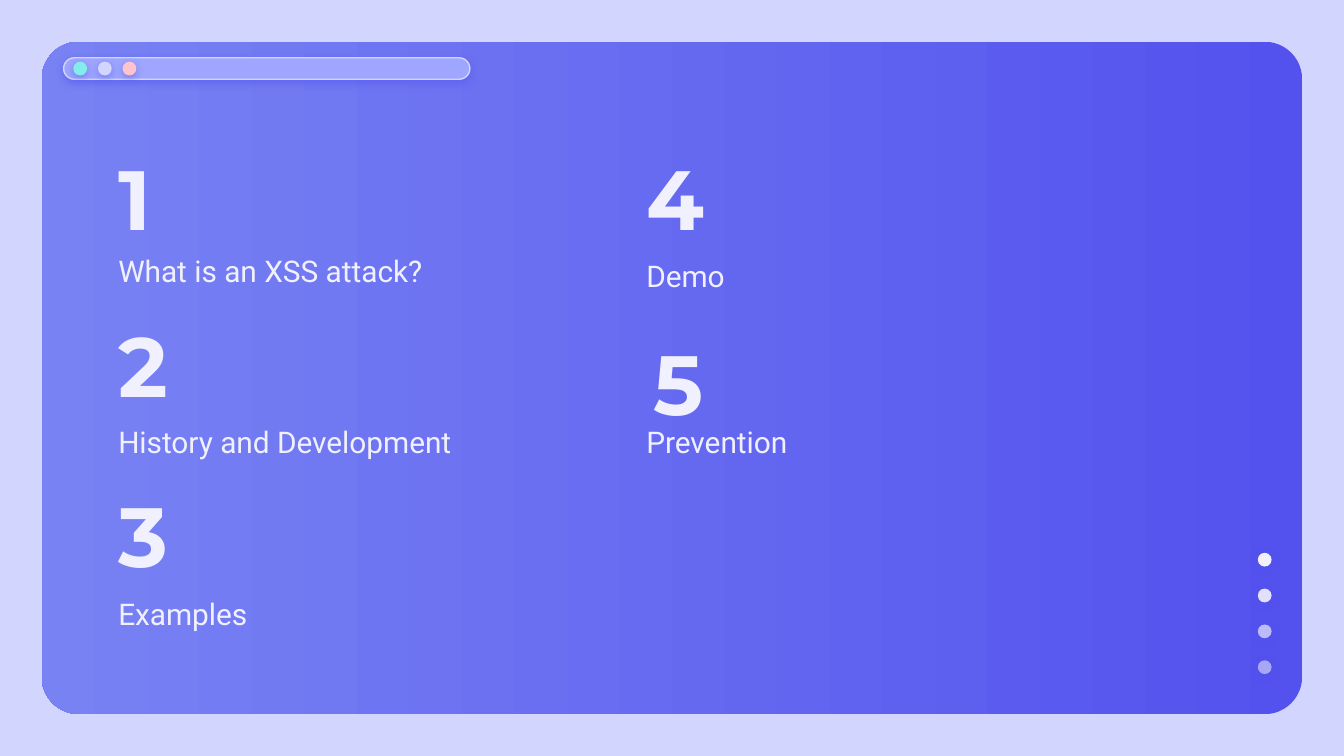
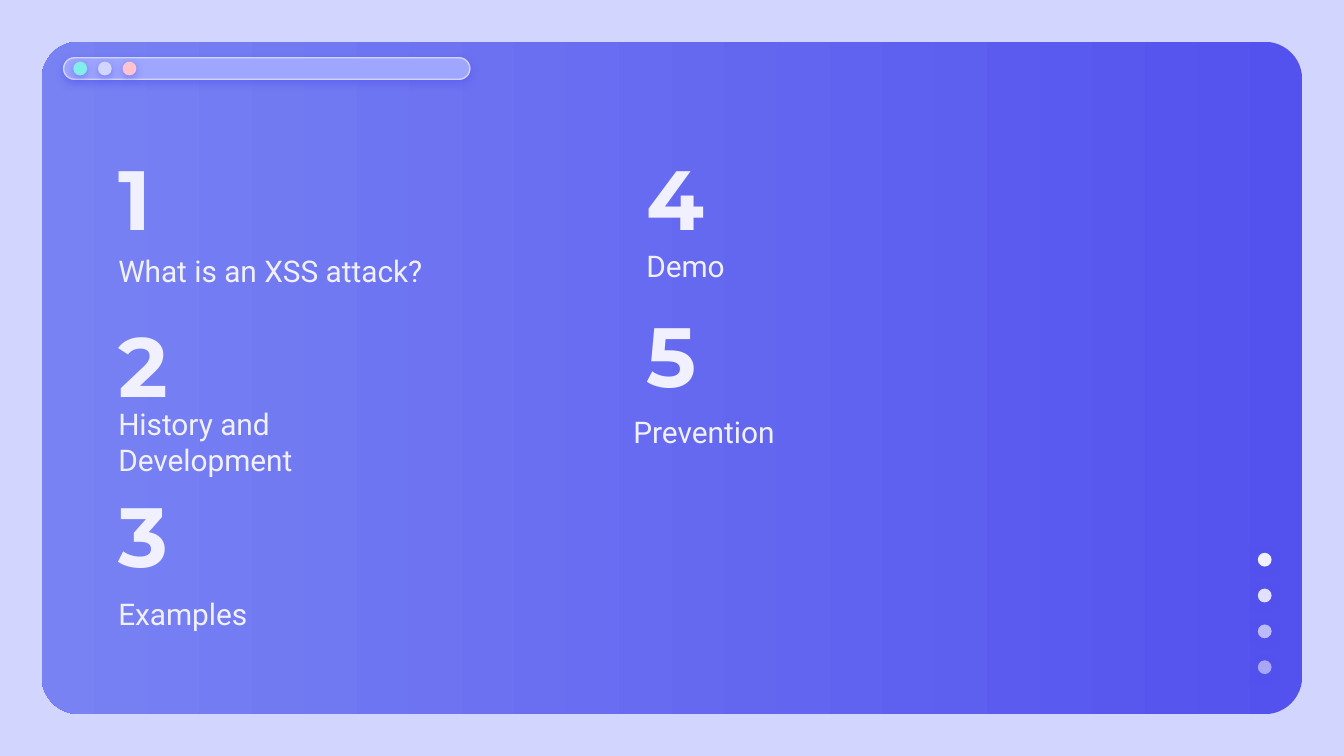
Before and after one commit to kszeto20/CyberFinalProject, a slide deck: slide 2 of Presentation/CyberXSSPresentation.pptx. Drawn at 1344x756 pixels with LibreOffice and Linux fonts; fonts in the diff are those of the drawing. Boxes give left, top, right and bottom in pixels: in the first picture for what was removed or moved away, otherwise in the second. Text is boxed around its words. In the diff, an @@ line names an element or a change of style, - is before the commit and + after.

```diff
--- a/Presentation/CyberXSSPresentation.pptx
+++ b/Presentation/CyberXSSPresentation.pptx
@@ text "Demo": place and size @@
-text "Demo" at box(646, 266, 724, 287)
+text "Demo" at box(646, 256, 724, 277)
@@ title "5" rewrapped from box(654, 356, 704, 435) to box(646, 328, 696, 388) @@
@@ subtitle "History and Development" rewrapped from box(118, 430, 451, 460) to box(118, 412, 292, 477) @@
@@ text "Prevention": place and size @@
-text "Prevention" at box(646, 431, 787, 453)
+text "Prevention" at box(633, 421, 774, 443)
```
Also in this commit, not shown: 6 slides added, 1 slide removed, 1 other file.
